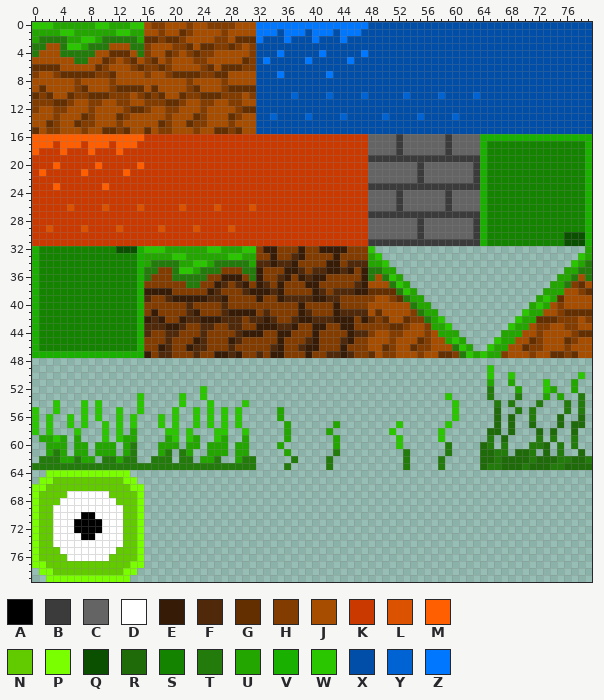
Sprite sheet: www/assets/Planet/Levels/GrassPlanet2/tilesets/GrassTileset2.png. The picture above was drawn from the file before the commit.
The file is 80x80 pixels. Colours within 5 levels of each other are drawn and written as one.
Palette (. is transparent): A #000000  B #3b3b3b  C #646464  D #ffffff  E #361c06  F #4f2909  G #632e00  H #823c00  J #a64d00  K #ca3a00  L #db5200  M #ff5f00  N #61cb00  P #7aff00  Q #0b4f00  R #1f6b0a  S #138300  T #237b0b  U #23a600  V #1ab000  W #2ac700  X #004ea8  Y #0063d4  Z #0077ff
Pixels before (only the part around the change), first column x 14:
59 U....UW.WU..WU..U.....U
60 T...UUU.UU.UUU.UU....U.
61 T...UT.TU..UUU.UU.....U
62 T..TTT.TT.UUT..UTT.....
63 TTTTTTTTTTTTTTTTTT....T
64 .......................
65 P......................
66 PP.....................
67 NP.....................
68 NP.....................
69 NP.....................
70 NP.....................
71 NP.....................
72 NP.....................
73 NP.....................
74 NP.....................
75 NP.....................
76 NP.....................
77 PP.....................
78 P......................
79 .......................
Once edited:
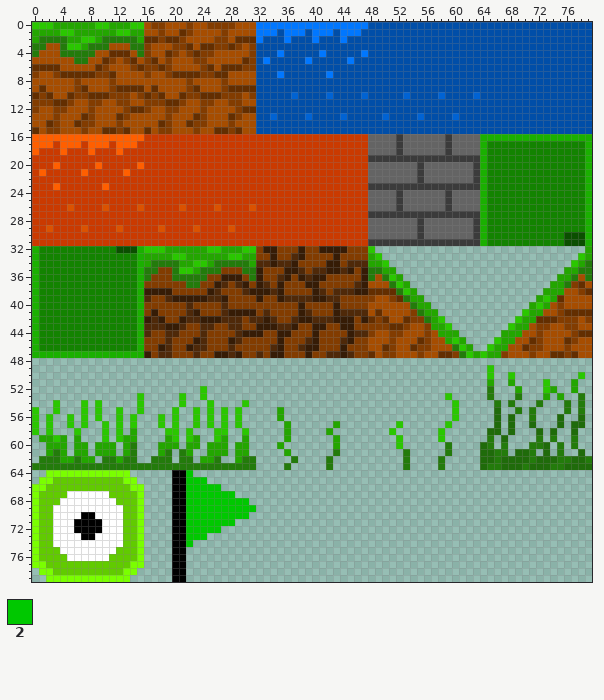
Colours new in this view: 2 #00c800
Change:
y 64: x 20..22 ... -> AA2
y 65: x 20..24 ..... -> AA222
y 66: x 20..26 ....... -> AA22222
y 67: x 20..28 ......... -> AA2222222
y 68: x 20..30 ........... -> AA222222222
y 69: x 20..31 ............ -> AA2222222222
y 70: x 20..30 ........... -> AA222222222
y 71: x 20..28 ......... -> AA2222222
y 72: x 20..26 ....... -> AA22222
y 73: x 20..24 ..... -> AA222
y 74: x 20..22 ... -> AA2
y 75..79: x 20..21 .. -> AA
Changed places in both pictures, as pixel boxes (x1, y1, x2, y2):
added: (172, 470, 256, 582)
